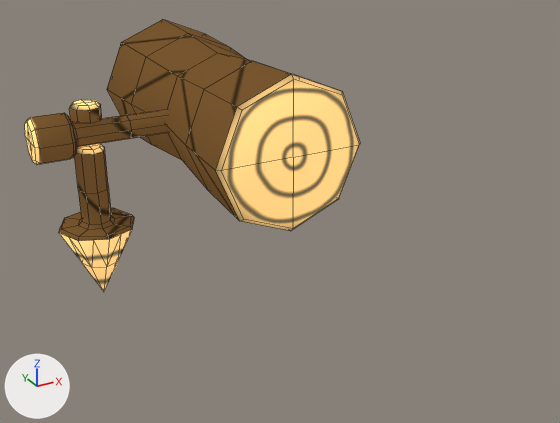
Renders of the Blender file Rollin'Sky/Assets/Models/Hammer2.blend from each side of a commit.
Rendered twice from a 50 mm lens placed at (-1.13, -4.42, 2.51), pointed at (1.34, 0.06, 0.27). Arrows for +X, +Y and +Z are at lower left; the lights stay in place. Mesh edges are drawn as thin lines.
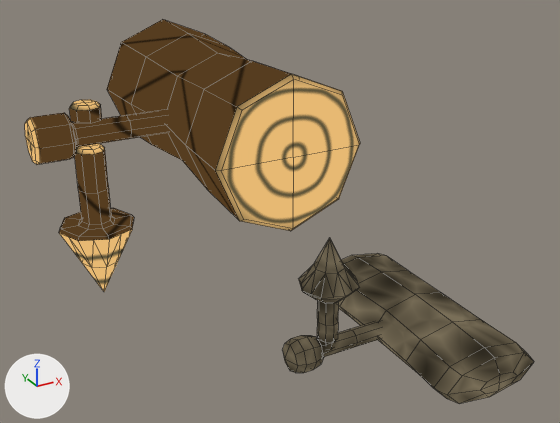
Location of each change, [x1, y1, x2, y2] in pixels of the pictures (560 x 423 px):
'Cone', recoloured (beige to orange)
    both: [25, 19, 360, 289]
'Cone.001', added
    after: [283, 238, 534, 404]

The change, as a list of edits to the scene's bpy script:
```text
Change mat_material:
    where n1 = _N.new('ShaderNodeBsdfPrincipled'); n1.name = 'Principled BSDF'
    add n1.inputs[0].default_value = (0.0, 0.0, 0.0, 1.0)  # 'Base Color', black #000000
    where n2 = _N.new('ShaderNodeTexImage'); n2.name = 'Image Texture'
    remove _L.new(n2.outputs[0], n1.inputs[0])  # 'Color' to 'Base Color'
Add mat_material_001:
    mat_material_001 = bpy.data.materials.new('Material.001')
    # nodes: BsdfPrincipled, Math, OutputMaterial, TexVoronoi, ValToRGB
    # colours: black #000000, brown #796f58
Add me_cone_000:
    me_cone_000.from_pydata(...)  # 224 vertices, 226 faces; spans x -0.38..1.32, y 0.0..1.2, z -1.03..1.03
    me_cone_000.polygons.foreach_set('use_smooth', [True] * 226)
    me_cone_000.materials.append(mat_material_001)
Add ob_cone_001:
    ob_cone_001 = bpy.data.objects.new('Cone.001', me_cone_000)
    ob_cone_001.location = (1.727, 0.0, 0.0)
    ob_cone_001.rotation_euler = (-1.571, 0.0, 0.0)  # degrees (-90, 0, 0)
```
